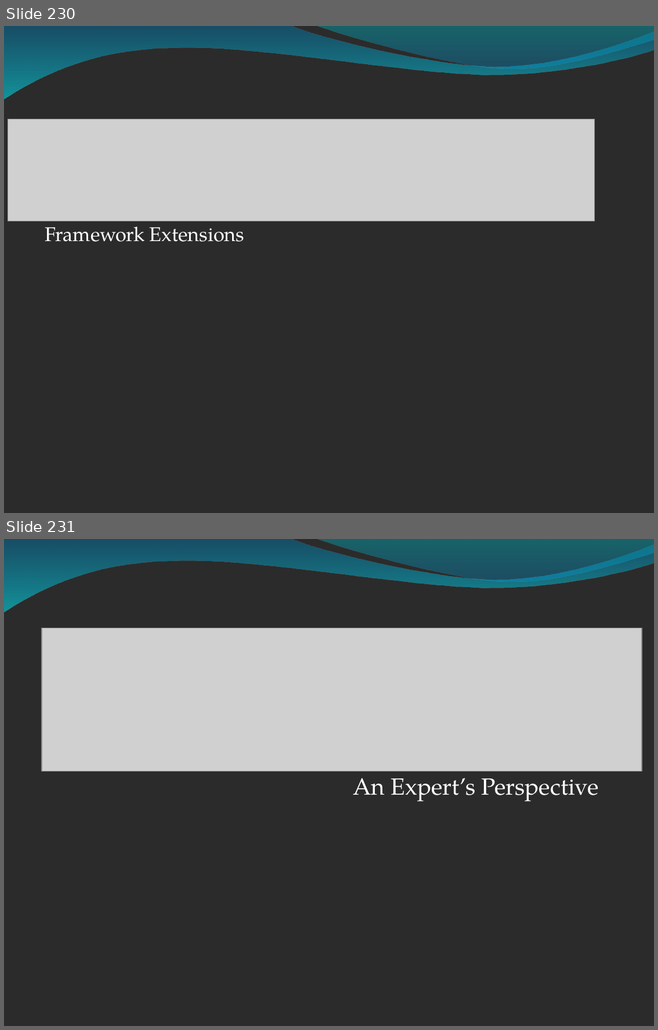
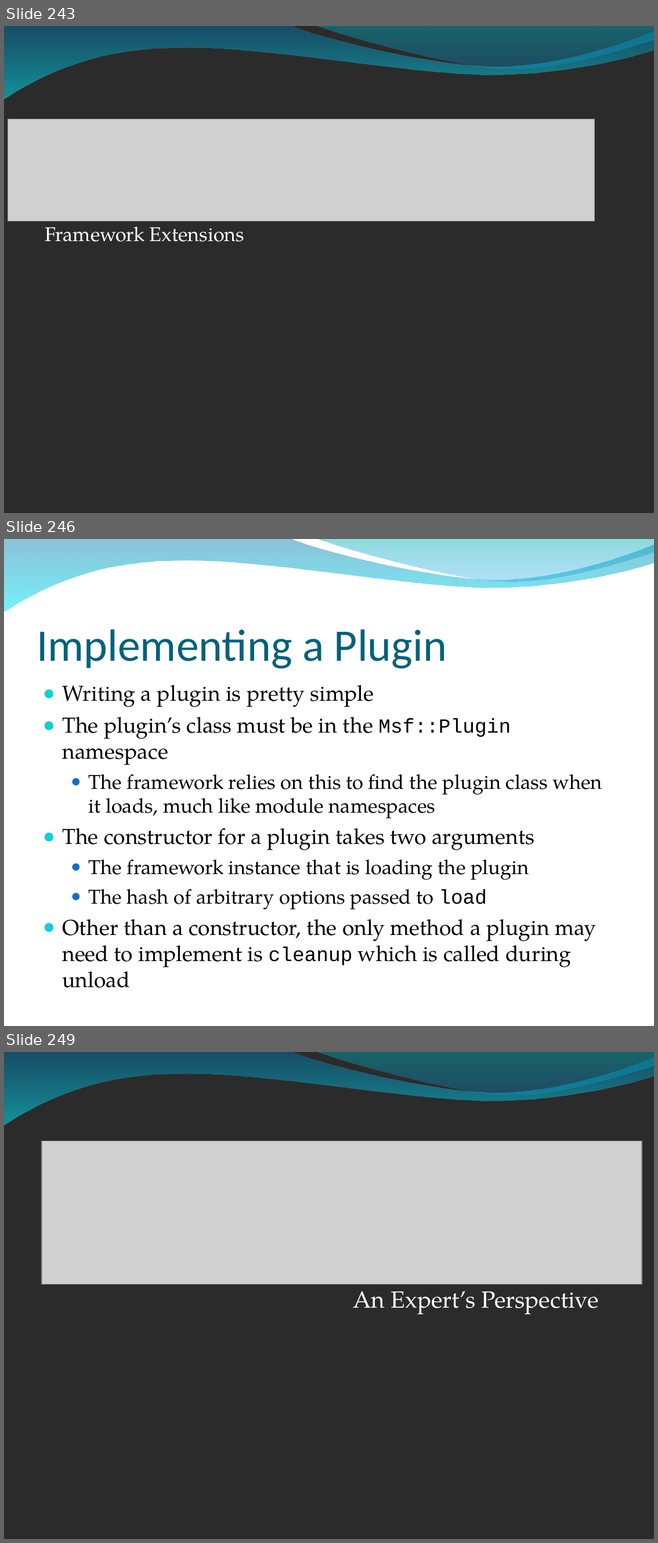
Before and after one commit to radar-webhook-testing/metasploit-framework-commits, a slide deck: dev/materials/msf3_internals_training/slides/bh_training_deck.ppt. Shown one above the other, each under a label of ours: slides 230 and 231 before the commit, slides 243, 246 and 249 after it; the slides between them are not shown. The pictures are 658x1030 and 658x1543 pixels, drawn with LibreOffice and Linux fonts; fonts in the diff are those of the drawing; grey boxes stand for pictures; background and template pictures are left out; a plain dark background stands for a picture behind light text. Boxes give left, top, right and bottom in pixels: in the first picture for what was removed or moved away, otherwise in the second. Text is boxed around its words. In the diff, an @@ line names an element or a change of style, - is before the commit and + after.

```diff
--- a/dev/materials/msf3_internals_training/slides/bh_training_deck.ppt
+++ b/dev/materials/msf3_internals_training/slides/bh_training_deck.ppt
@@ slide 246 added at [4, 539, 654, 1026], background picture (left out); not listed: 2 template elements that a slide beside it also shows @@
@@ title added at [36, 629, 447, 669], 50 pt, text #04617B @@
+Implementing a Plugin
@@ text added at [62, 685, 602, 988], 24.1 pt, text #000000 @@
+● Writing a plugin is pretty simple
+● The plugin’s class must be in the Msf::Plugin namespace
+  ● The framework relies on this to find the plugin class when it loads, much like module namespaces
+● The constructor for a plugin takes two arguments
+  ● The framework instance that is loading the plugin
+  ● The hash of arbitrary options passed to load
+● Other than a constructor, the only method a plugin may need to implement is cleanup which is called during unload
@@ what was slide 230 is now slide 243 @@
@@ what was slide 231 is now slide 249 @@
```
Also in this commit, not shown: 60 other slides added.
